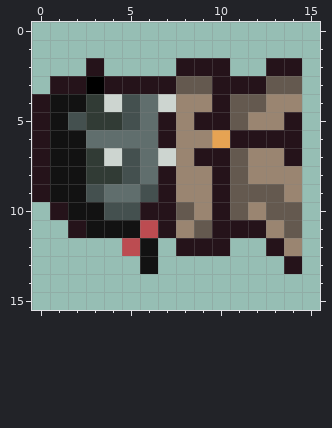
One commit to this pixel-art sprite: images/vampire/vu3.png. Above, as it was before the edit.
The file is 16x16 pixels.
After the commit:
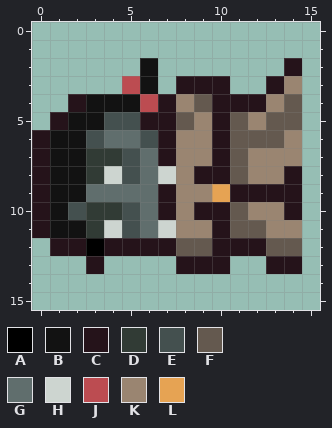
Palette (. is transparent): A #000000  B #121212  C #25131a  D #313b35  E #44504f  F #64594f  G #606e6d  H #cdd5d0  J #bc4c51  K #9a8571  L #e6a353
What changed:
Changed rows in their new state; - is an unchanged pixel.
first column x 0:
 2 ---.--B-...--.-
 3 -....JB.CC-..CK
 4 ..CBBBJC-F-CC-F
 5 .CBBE-C-FK---FF
 6 ---E--E---CFFFK
 7 ----D--C-K----K
 8 ----H--H-C----C
 9 ---G--G---LCCCC
10 CBEDD-G-KC---KC
11 CBBDHEGH-K-FF-K
12 -CCACCCCFF-CCFF
13 ---C--.-CCC--C-
Pixel boxes of the changes (left, top, right, bottom) in both pictures:
changed: (32, 58, 302, 274)
